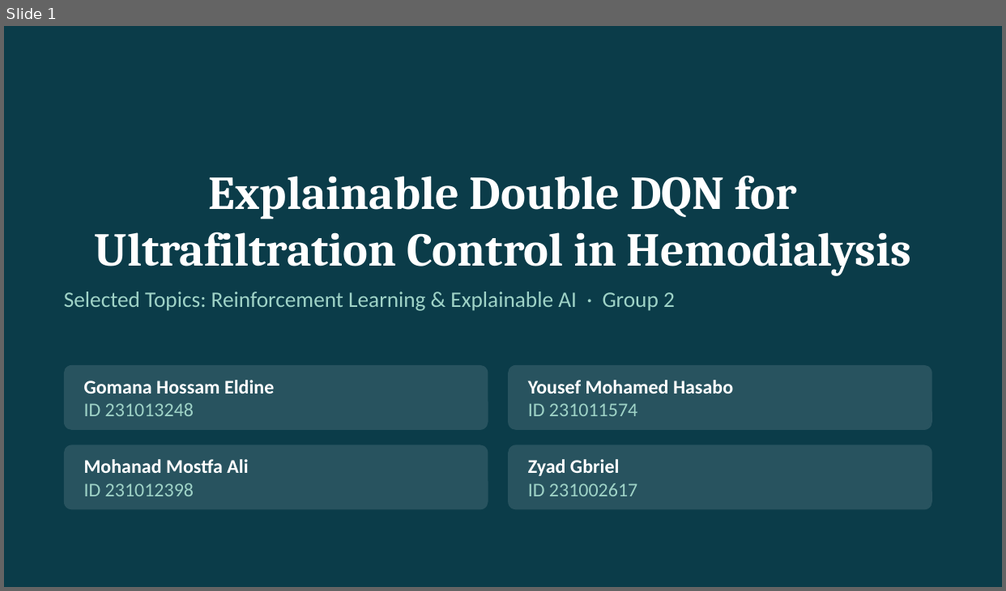
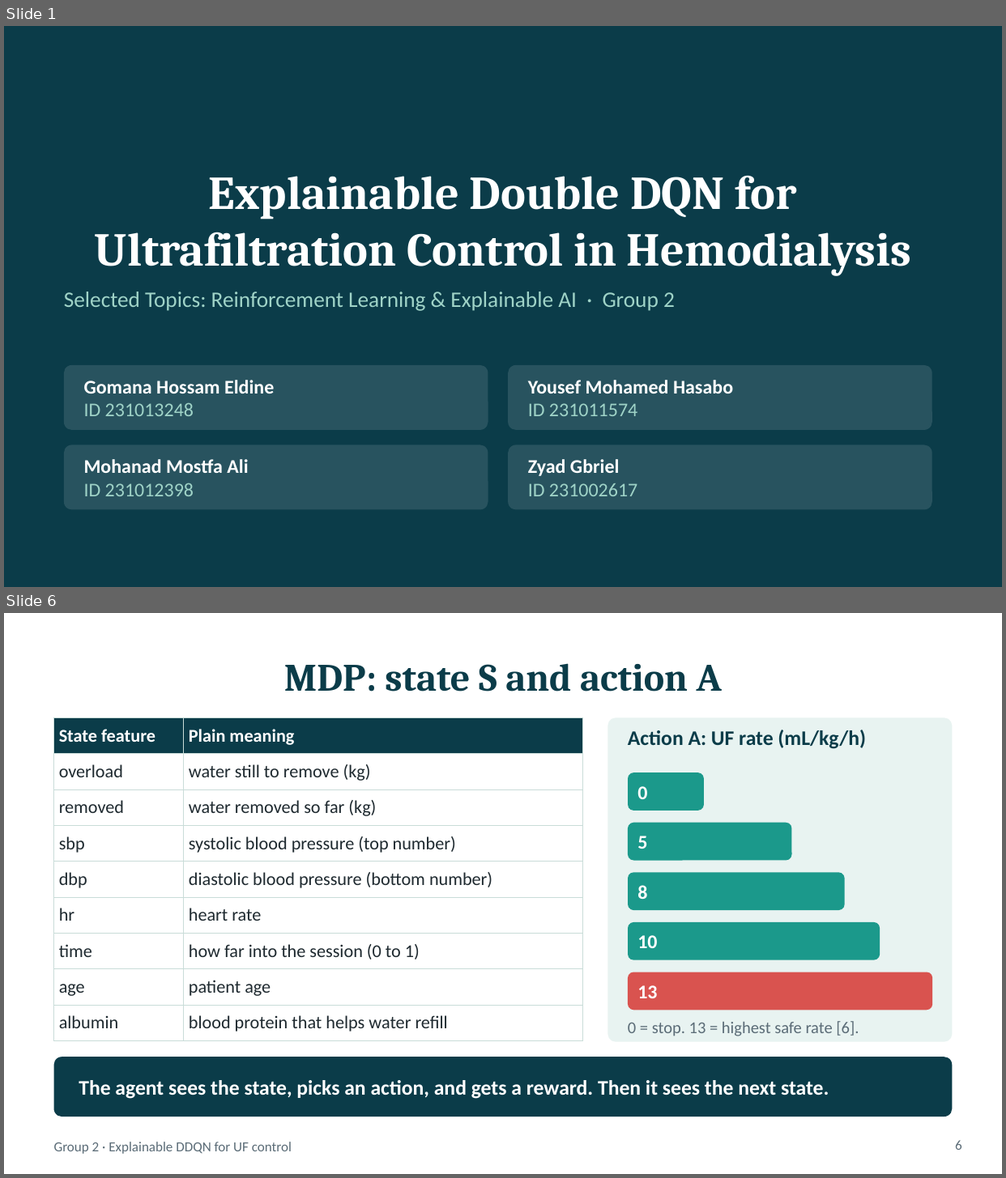
Before and after one commit to mr-h12/ckd-dialysis-ddqn-ig, a slide deck: slides/CKD_DDQN_IG.pptx. Shown one above the other, each under a label of ours: slide 1 before the commit, slides 1 and 6 after it; the slides between them are not shown. The pictures are 1006x591 and 1006x1178 pixels, drawn with LibreOffice and Linux fonts; fonts in the diff are those of the drawing. Boxes give left, top, right and bottom in pixels: in the first picture for what was removed or moved away, otherwise in the second. Text is boxed around its words. In the diff, an @@ line names an element or a change of style, - is before the commit and + after.

```diff
--- a/slides/CKD_DDQN_IG.pptx
+++ b/slides/CKD_DDQN_IG.pptx
@@ slide 6 added at [4,613,1002,1174], background #FFFFFF @@
@@ title added at [284,663,722,692], 28 pt, text #0B3C49, bold @@
+MDP: state S and action A
@@ table added at [54,717,583,1035], 9 rows, 2 columns @@
+State feature | Plain meaning
+overload | water still to remove (kg)
+removed | water removed so far (kg)
+sbp | systolic blood pressure (top number)
+dbp | diastolic blood pressure (bottom number)
+hr | heart rate
+time | how far into the session (0 to 1)
+age | patient age
+albumin | blood protein that helps water refill
@@ rounded rectangle added at [607,717,952,1042], fill #E8F3F1 @@
@@ text added at [628,730,866,749], 15 pt, text #0B3C49, bold @@
+Action A: UF rate (mL/kg/h)
@@ rounded rectangle added at [628,773,704,811], fill #1B998B @@
@@ text added at [637,786,647,799], 14 pt, text #FFFFFF, bold @@
+0
@@ rounded rectangle added at [628,823,791,861], fill #1B998B @@
@@ text added at [637,836,647,849], 14 pt, text #FFFFFF, bold @@
+5
@@ rounded rectangle added at [628,872,844,910], fill #1B998B @@
@@ text added at [637,885,647,899], 14 pt, text #FFFFFF, bold @@
+8
@@ rounded rectangle added at [628,922,880,960], fill #1B998B @@
@@ text added at [637,935,657,948], 14 pt, text #FFFFFF, bold @@
+10
@@ rounded rectangle added at [628,973,932,1010], fill #D9534F @@
@@ text added at [637,986,657,999], 14 pt, text #FFFFFF, bold @@
+13
@@ text added at [628,1021,859,1037], 12 pt, text #5B6C77 @@
+0 = stop. 13 = highest safe rate [6].
@@ rounded rectangle added at [54,1057,952,1117], fill #0B3C49 @@
@@ text added at [79,1080,829,1099], 15 pt, text #FFFFFF, bold @@
+The agent sees the state, picks an action, and gets a reward. Then it sees the next state.
@@ text added at [54,1142,292,1154], 10 pt, text #5B6C77 @@
+Group 2 · Explainable DDQN for UF control
@@ page number added at [955,1140,962,1150], 10 pt, text #5B6C77 @@
+6
```
Also in this commit, not shown: 8 slides changed, 8 other slides added, 6 slides removed.
